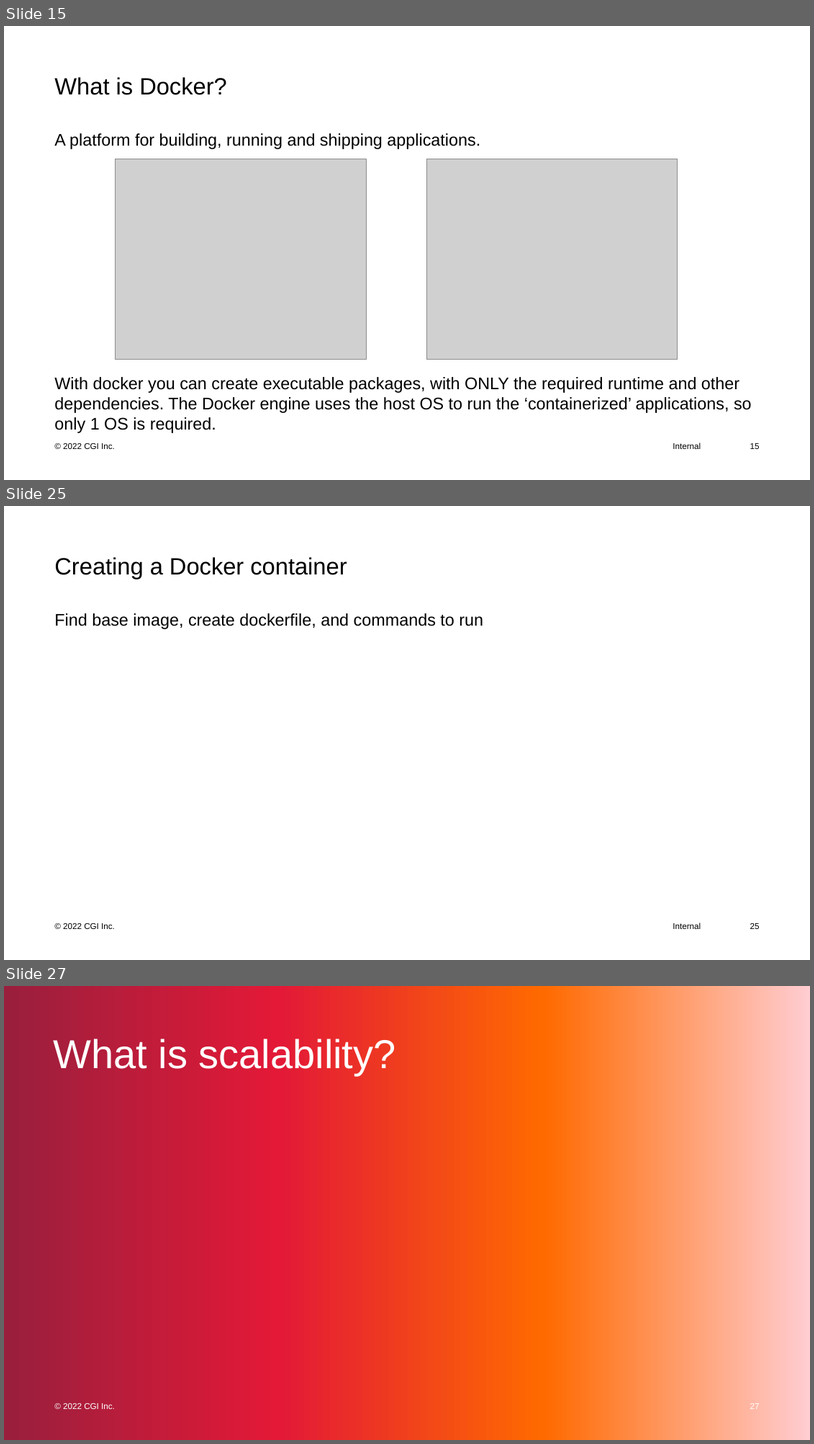
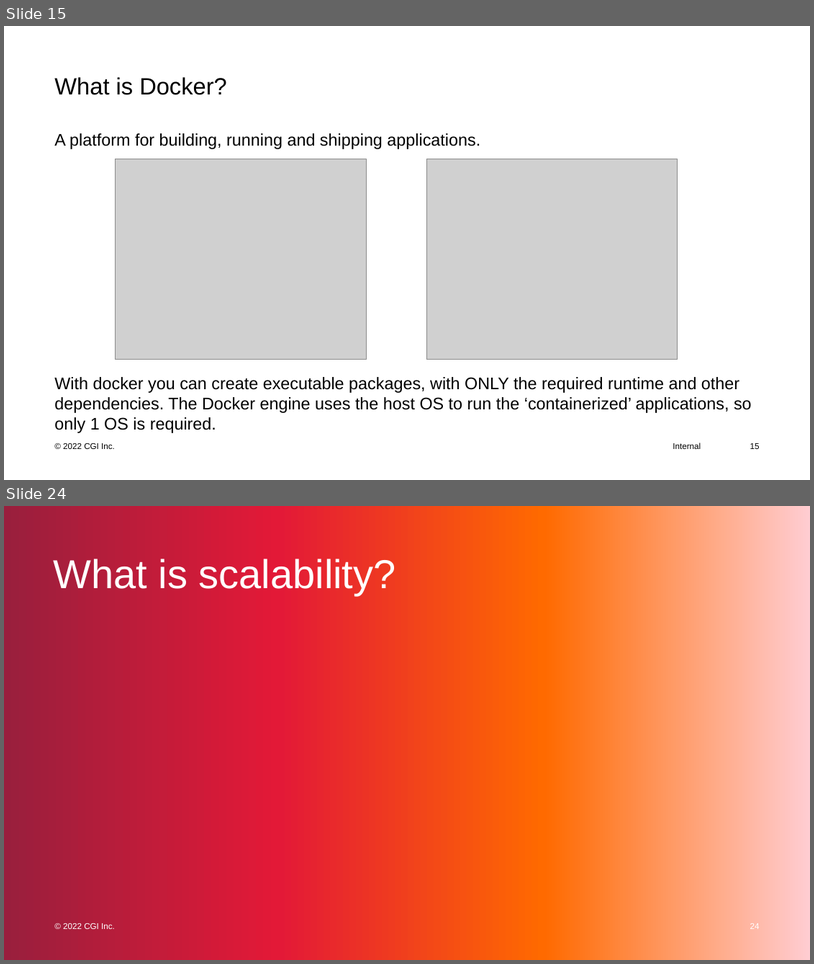
Before and after one commit to favna/docker-workshop, a slide deck: containerization.pptx. Shown one above the other, each under a label of ours: slides 15, 25 and 27 before the commit, slides 15 and 24 after it; the slides between them are not shown. The pictures are 814x1444 and 814x964 pixels, drawn with LibreOffice and Linux fonts; fonts in the diff are those of the drawing; grey boxes stand for pictures. Boxes give left, top, right and bottom in pixels: in the first picture for what was removed or moved away, otherwise in the second. Text is boxed around its words. In the diff, an @@ line names an element or a change of style, - is before the commit and + after.

```diff
--- a/containerization.pptx
+++ b/containerization.pptx
@@ slide 25 removed at <box>4,506,810,960</box>, background #FFFFFF; not listed: 2 template elements that a slide beside it also shows @@
@@ title removed at <box>54,557,347,579</box> @@
-Creating a Docker container
@@ text removed at <box>54,613,484,629</box> @@
-Find base image, create dockerfile, and commands to run
@@ page number removed at <box>751,923,760,929</box> @@
-25
@@ what was slide 27 is now slide 24 @@
@@ page number at <box>751,923,760,929</box>: text changed @@
-27
+24
```
Also in this commit, not shown: 14 slides changed, 2 other slides removed, 30 other files.
